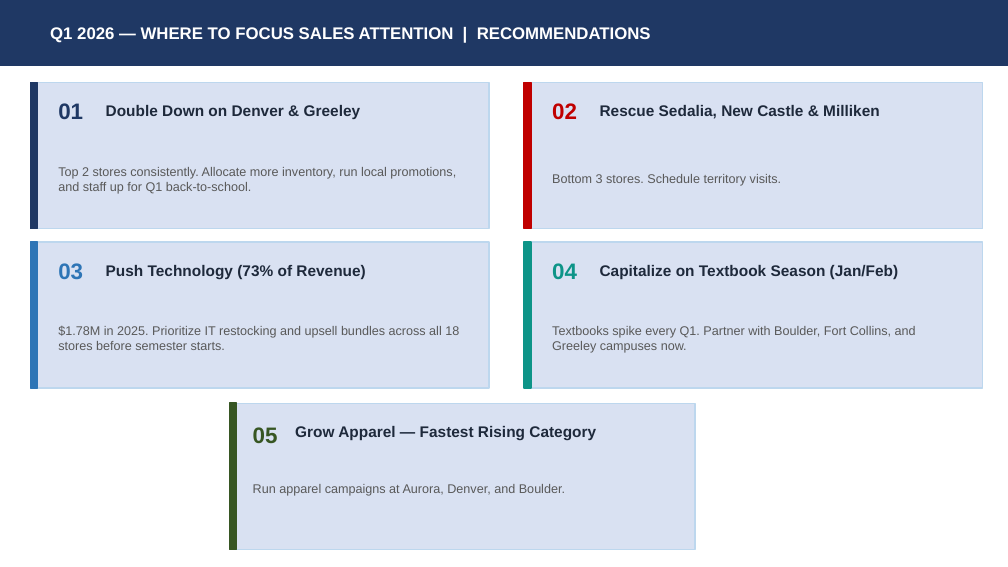
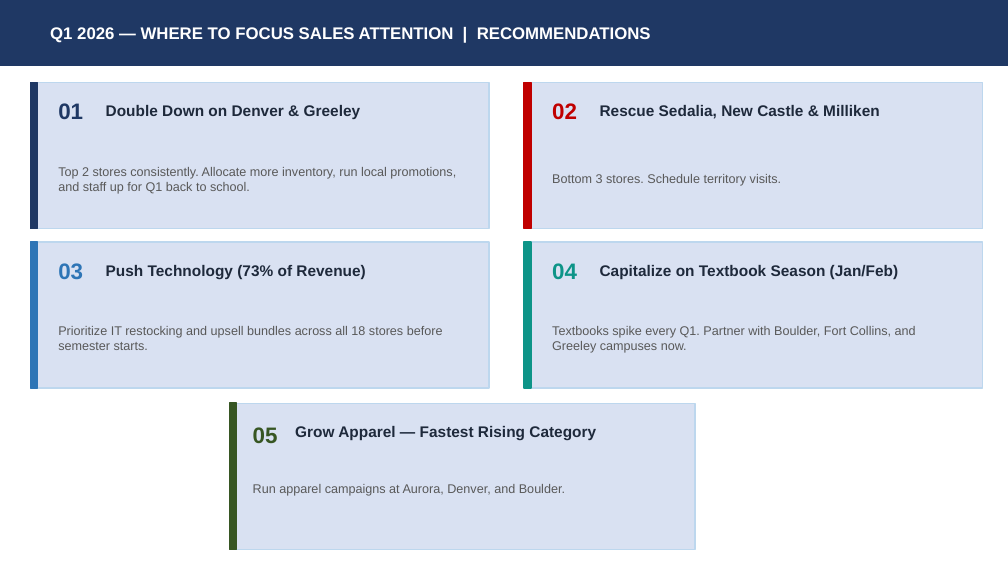
Before and after one commit to sthefanieramir1-cyber/data-analytics, a slide deck: slide 8 of Capstone_1/Ramirez_Sthefanie_SalesPresentation.pptx. Drawn at 1008x567 pixels with LibreOffice and Linux fonts; fonts in the diff are those of the drawing. Boxes give left, top, right and bottom in pixels: in the first picture for what was removed or moved away, otherwise in the second. Text is boxed around its words. In the diff, an @@ line names an element or a change of style, - is before the commit and + after.

```diff
--- a/Capstone_1/Ramirez_Sthefanie_SalesPresentation.pptx
+++ b/Capstone_1/Ramirez_Sthefanie_SalesPresentation.pptx
@@ text at (58, 167, 456, 194): text changed @@
-Top 2 stores consistently. Allocate more inventory, run local promotions, and staff up for Q1 back-to-school.
+Top 2 stores consistently. Allocate more inventory, run local promotions, and staff up for Q1 back to school.
@@ text at (58, 326, 443, 350): text changed @@
-$1.78M in 2025. Prioritize IT restocking and upsell bundles across all 18 stores before semester starts.
+Prioritize IT restocking and upsell bundles across all 18 stores before semester starts.
```
Also in this commit, not shown: 4 other slides changed, 11 other files.
